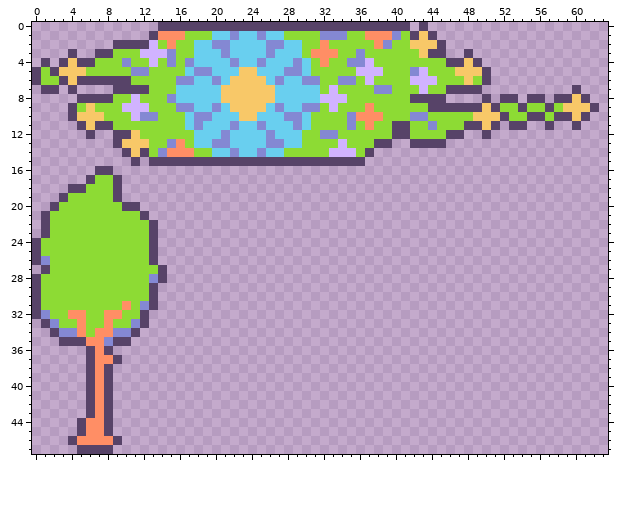
A pixel-art sprite gets an edit: Assets/UI/uiBars.png. Above, as it was before the edit.
The file is 64x48 pixels.
After the commit:
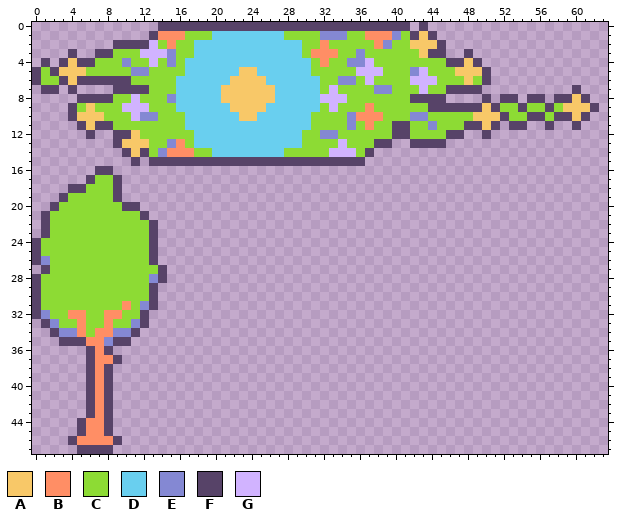
Palette (. is transparent): A #f8c868  B #ff8e65  C #8ddb34  D #69cfef  E #8488d3  F #574368  G #d1b3ff
Difference:
Changed rows in their new state; - is an unchanged pixel.
first column x 16:
 1 ------D--D------
 2 ----DD----DD----
 3 -----D----D-----
 4 -D----D--D---D--
 5 --DD--------DD--
 6 DD--D------D--DD
 9 DD--D------D--DD
10 --DD--------DD--
11 --D---D--D---D--
12 -----D----D-----
13 ----DD----DD----
14 ------D--D------
Pixel boxes of the changes (left, top, right, bottom) in both pictures:
changed: (176, 31, 320, 157)
